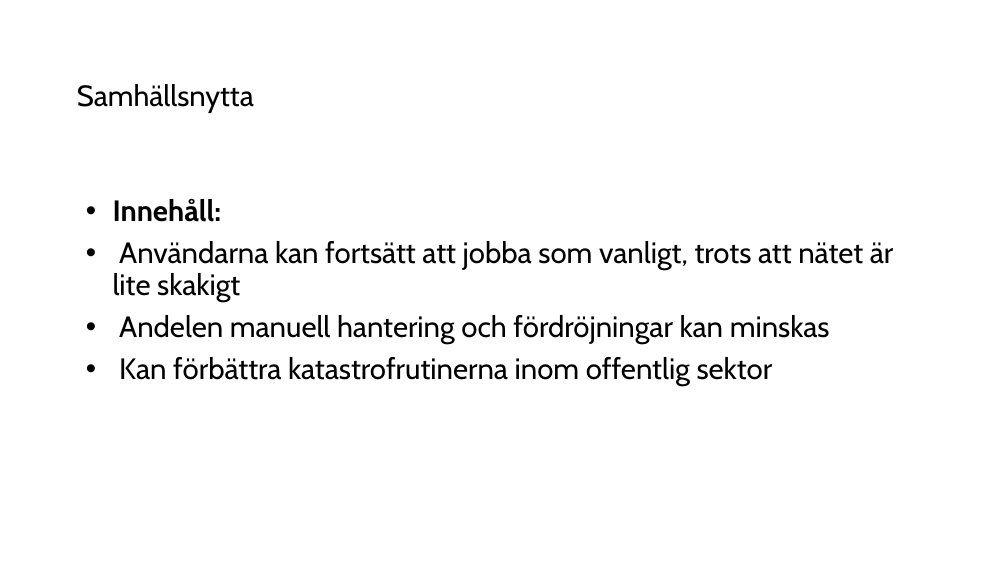
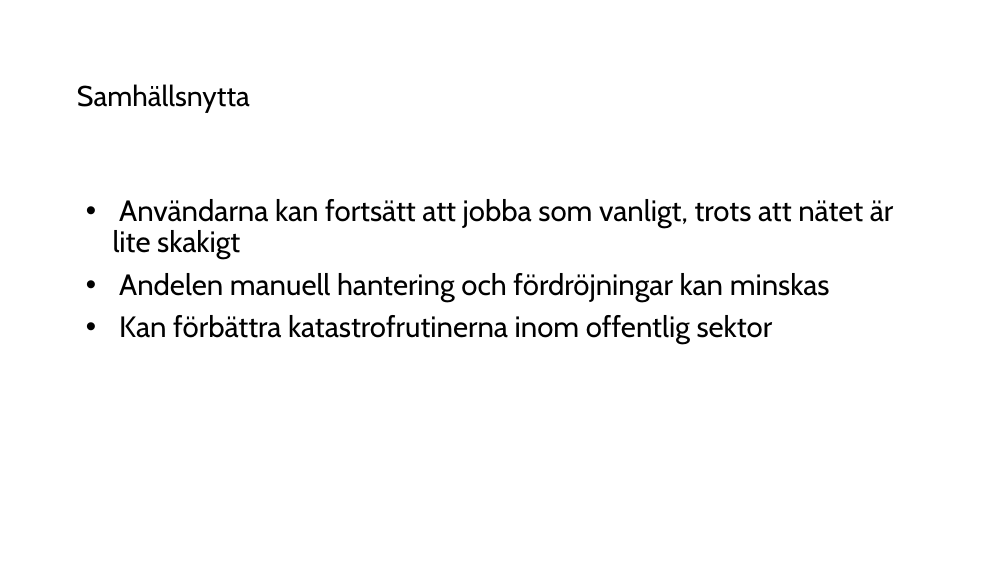
Before and after one commit to arizon-dread/region-orebro-lan, a slide deck: slide 7 of doc/Presentation KLIRR Hack Region Örebro län.odp. Drawn at 1008x567 pixels with LibreOffice and Linux fonts; fonts in the diff are those of the drawing. Boxes give left, top, right and bottom in pixels: in the first picture for what was removed or moved away, otherwise in the second. Text is boxed around its words. In the diff, an @@ line names an element or a change of style, - is before the commit and + after.

```diff
--- a/doc/Presentation KLIRR Hack Region Örebro län.odp
+++ b/doc/Presentation KLIRR Hack Region Örebro län.odp
@@ title "Samhällsnytta" at (77, 84, 250, 113): size 27.9 to 27.2 pt @@
@@ text at (113, 199, 222, 222): paragraph removed @@
-• Innehåll:
```
Also in this commit, not shown: 4 other slides changed, 1 slide added.
